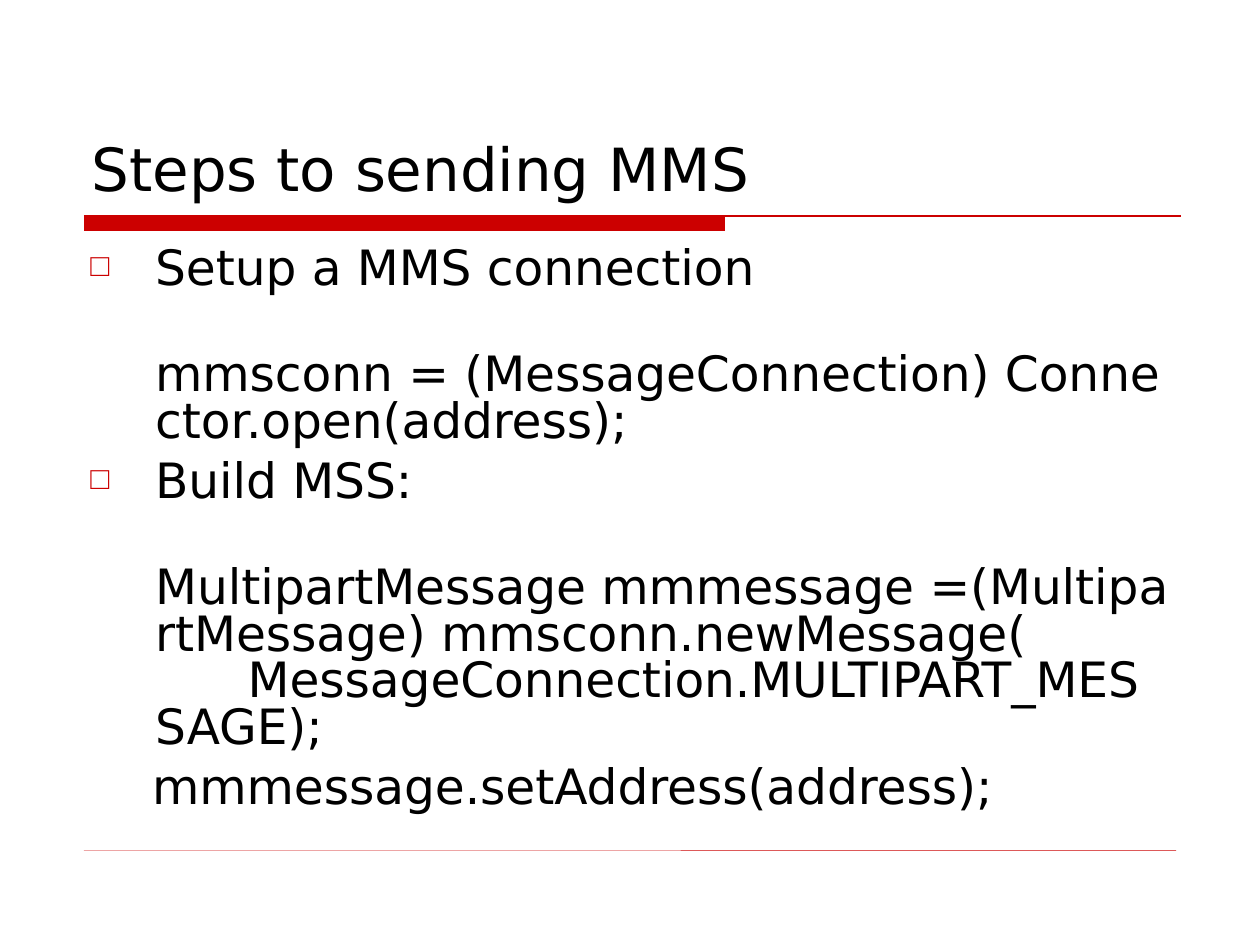
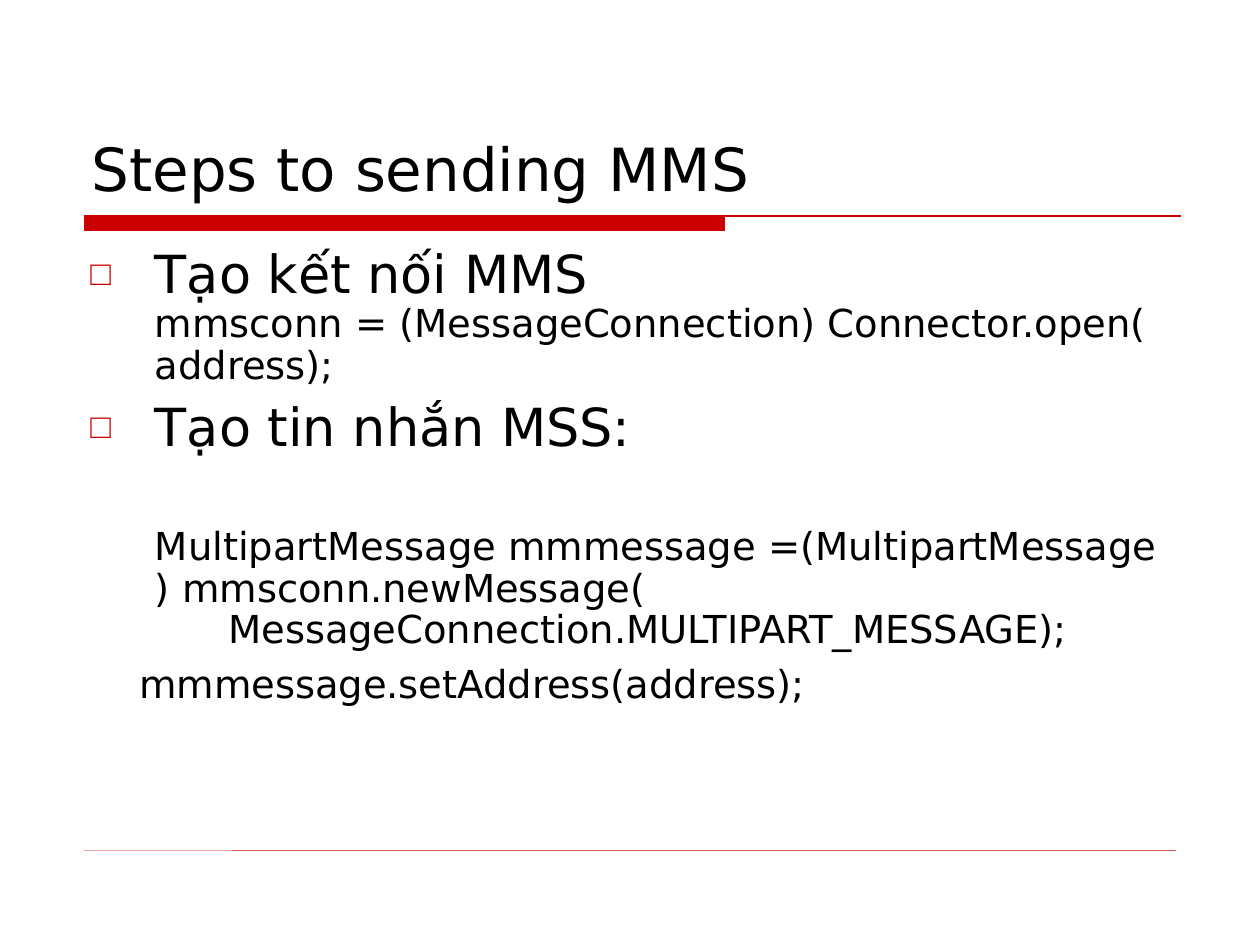
Before and after one commit to phamtuanchip/labs, a slide deck: slide 15 of M1304M-C1304M/j2me/slides/Session11.ppt. Drawn at 1260x945 pixels with LibreOffice and Linux fonts; fonts in the diff are those of the drawing; background and template pictures are left out. Boxes give left, top, right and bottom in pixels: in the first picture for what was removed or moved away, otherwise in the second. Text is boxed around its words. In the diff, an @@ line names an element or a change of style, - is before the commit and + after.

```diff
--- a/M1304M-C1304M/j2me/slides/Session11.ppt
+++ b/M1304M-C1304M/j2me/slides/Session11.ppt
@@ text at (155,251,1146,456): text changed; size 27.8 to 22 pt @@
-□ Setup a MMS connection
-mmsconn = (MessageConnection) Connector.open(address);
-□ Build MSS:
+□ Tạo kết nối MMS mmsconn = (MessageConnection) Connector.open(address);
+□ Tạo tin nhắn MSS:
@@ text at (139,530,1156,706): size 27.8 to 22 pt in "MultipartMessage mmmessage =(MultipartMessage) mmsconn.newMe ...", "mmmessage.setAddress(address);"; line spacing 0.8 to 0.9 @@
```
Also in this commit, not shown: 6 other slides changed, 4 slides added, 4 slides removed, 7 other files.
